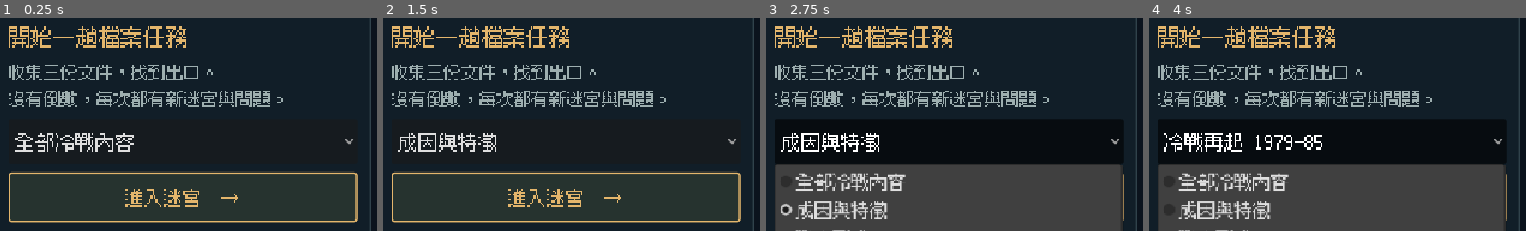
Above: before the commit, frames 1-4 (left to right).
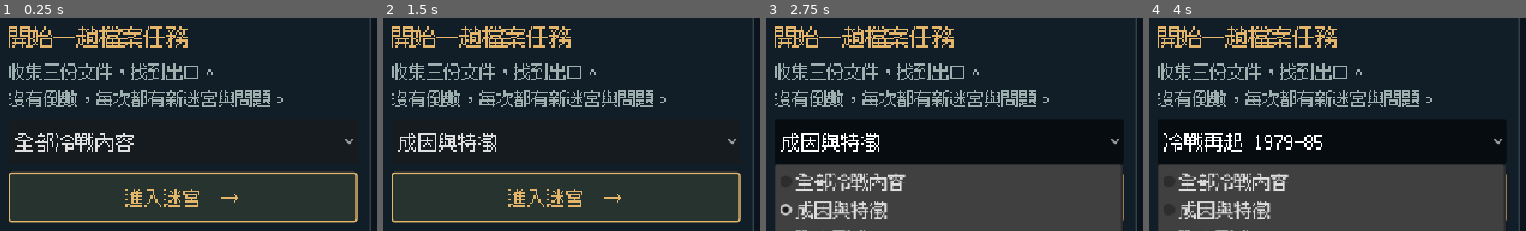
Above: after the commit, the same moments.

Repository: kitlung1107/ColdWarMaze
Game: Godot game, scene res://main.tscn
Two runs of this game, one before a commit and one after it. Both use one fixed random seed, a clock stepped at 60 frames per second and the inputs below. Sound files missing from this copy of the repository are replaced by a short silence.
Inputs:
- Up to frame 1 (0.25 s): no input
- Up to frame 2 (1.5 s): click "全部冷戰內容" at 0.5 s; click "進入迷宮 →" at 1.25 s
- Up to frame 3 (2.75 s): click "成因與特徵" at 2 s
- Up to frame 4 (4 s): click "玩法說明" at 2.75 s; click "冷戰再起 1979–85" at 3.5 s
The pictures show only the part of the screen within x 50-100%, y 3-53%; the shares and areas given below are measured in that part.

The runs differ from the first frame. In frame 1, 0.5% of the frame differs, in the area x 3-72%, y 3-42%; in frame 2, 0.5%; in frame 3, 0.5%; in frame 4, 0.5%.

Commit message:
音樂和音效

Diff:
--- a/scripts/game.gd
+++ b/scripts/game.gd
@@ -2,6 +2,7 @@
 
 const Maze = preload("res://scripts/maze.gd")
 const Study = preload("res://scripts/study.gd")
+const GameAudio = preload("res://scripts/game_audio.gd")
 const INK = Color("0b131d")
 const PANEL = Color("111e28")
 const LINE = Color("30424b")
@@ -18,6 +19,7 @@
 var font
 var reading_font: Font
 var pixel_font: FontFile
+var game_audio
 var ui: Control
 var mode = "menu"
 var topic = 0
@@ -58,6 +60,8 @@
 func _ready() -> void:
 	randomize()
 	test_mode="--qa" in OS.get_cmdline_user_args()
+	game_audio=GameAudio.new()
+	add_child(game_audio)
 	study=Study.new(not test_mode)
 	font=load("res://assets/ArchiveStudySans.otf")
 	reading_font=font
@@ -96,6 +100,8 @@
 	queue_redraw()
 
 func _process(delta: float) -> void:
+	game_audio.exploring=mode=="play" and size.x>=size.y and not test_mode
+	game_audio.reading=mode in ["quiz","feedback"] and size.x>=size.y and not test_mode
 	if mode=="fullscreen_prompt":
 		fullscreen_prompt_poll-=delta
 		if fullscreen_prompt_poll<=0:
@@ -306,6 +312,7 @@
 	ui.add_child(copyright_label)
 
 func start_game(seed_number: int = -1) -> void:
+	play_sound("click")
 	maze.generate(randi_range(1,999999) if seed_number<0 else seed_number)
 	player=maze.start
 	facing=Vector2i.RIGHT
@@ -406,12 +413,16 @@
 	player=next
 	if maze.files.has(player) and not maze.files[player]:
 		maze.files[player]=true
+		play_sound("file")
 		notify("取得機密文件！ %d / 3" % file_count())
 	if player==maze.finish:
 		if file_count()==3:
 			mode="summary"
+			play_sound("complete")
 			rebuild_ui()
-		else:notify("出口已找到，還需要 %d 份文件。" % (3-file_count()))
+		else:
+			notify("出口已找到，還需要 %d 份文件。" % (3-file_count()))
+			play_sound("exit_hint")
 	elif maze.rewards.has(player):
 		var r=maze.rewards[player]
 		if r.state==0:notify("發現%s，按「調查」挑戰。" % ("寶箱" if r.kind=="chest" else "瞭望塔"))
@@ -523,6 +534,7 @@
 
 func submit() -> void:
 	if not complete_response():return
+	play_sound("click")
 	last_correct=study.is_correct(question,responses)
 	attempts+=1
 	if last_correct:successes+=1
@@ -540,6 +552,7 @@
 			choices.sort_custom(func(a,b):return maze.manhattan(a,p)<maze.manhattan(b,p))
 			for pos in choices.slice(0,2):revealed_chests[pos]=true
 	mode="feedback"
+	play_sound(str(context.kind) if last_correct else "wrong")
 	rebuild_ui()
 
 func solution_text() -> String:
@@ -580,7 +593,9 @@
 	if mode!="play":return
 	lamp=owned[(owned.find(lamp)+1)%owned.size()]
 	if owned.size()==1:notify("目前只有基本照明。開寶箱賺金幣後可購買新燈。")
-	else:notify("已切換："+LAMP_NAMES[lamp])
+	else:
+		notify("已切換："+LAMP_NAMES[lamp])
+		play_sound("switch")
 	update_hud()
 
 func shop_ui() -> void:
@@ -599,17 +614,27 @@
 		if coins<PRICES[key]:return
 		coins-=PRICES[key]
 		owned.append(key)
+		play_sound("purchase")
+	elif lamp!=key:
+		play_sound("switch")
 	lamp=key
 	rebuild_ui()
 
 func pause_ui() -> void:
 	var inner=modal("任務暫停", "文件 %d / 3  ·  已答 %d 題  ·  本局編號 %d" % [file_count(),attempts,maze.seed_value])
 	inner.add_child(button("繼續探索",resume,true))
+	var audio_options=row(inner)
+	audio_options.add_child(button("音樂："+("開" if game_audio.music_enabled else "關"),func():game_audio.toggle_music();rebuild_ui()))
+	audio_options.add_child(button("音效："+("開" if game_audio.effects_enabled else "關"),func():game_audio.toggle_effects();rebuild_ui()))
 	if OS.has_feature("web"):
 		inner.add_child(button("全畫面遊玩",request_fullscreen))
 	inner.add_child(button("玩法說明",func():help_return="play";mode="help";rebuild_ui()))
 	inner.add_child(label("離開本局會重新生成迷宮；已保存的學習紀錄保留。",22,MUTED))
 	inner.add_child(button("結束本局，返回主頁",show_menu))
+
+func play_sound(effect_name: String) -> void:
+	if not test_mode:
+		game_audio.play_effect(effect_name)
 
 func request_fullscreen() -> void:
 	if OS.has_feature("web"):
--- /dev/null
+++ b/scripts/game_audio.gd
@@ -0,0 +1,77 @@
+extends Node
+
+const EFFECT_NAMES = ["chest", "door", "tower", "shortcut", "file", "complete", "wrong", "purchase", "switch", "click", "exit_hint"]
+var music_enabled = true
+var effects_enabled = true
+var exploring = false
+var reading = false
+var app_focused = true
+var gain = 0.0
+var music: AudioStreamPlayer
+var voices: Array[AudioStreamPlayer] = []
+var effects = {}
+var next_voice = 0
+var last_exit_hint_ms = -1000
+
+func _ready() -> void:
+	music = AudioStreamPlayer.new()
+	var track = load("res://assets/audio/exploration.wav").duplicate() as AudioStreamWAV
+	track.loop_mode = AudioStreamWAV.LOOP_FORWARD
+	track.loop_begin = 0
+	track.loop_end = int(round(track.get_length() * track.mix_rate))
+	music.stream = track
+	music.volume_db = -80.0
+	add_child(music)
+	for effect_name in EFFECT_NAMES:
+		effects[effect_name] = load("res://assets/audio/%s.wav" % effect_name)
+	for i in range(4):
+		var voice = AudioStreamPlayer.new()
+		voice.volume_db = -9.0
+		add_child(voice)
+		voices.append(voice)
+
+func _process(delta: float) -> void:
+	var active = (exploring or reading) and music_enabled and app_focused
+	var target = (0.09 if reading else 0.28) if active else 0.0
+	gain = move_toward(gain, target, delta * 0.65)
+	if active and not music.playing:
+		music.play()
+	music.stream_paused = not active and gain <= 0.0
+	if active:
+		music.stream_paused = false
+	music.volume_db = linear_to_db(maxf(gain, 0.0001))
+
+func play_effect(effect_name: String) -> void:
+	if not effects_enabled or not app_focused or not effects.has(effect_name):
+		return
+	if effect_name == "exit_hint":
+		var now = Time.get_ticks_msec()
+		if now - last_exit_hint_ms < 1000:
+			return
+		last_exit_hint_ms = now
+	var voice = voices[next_voice]
+	next_voice = (next_voice + 1) % voices.size()
+	voice.stream = effects[effect_name]
+	voice.volume_db = -17.0 if effect_name == "click" else -13.0 if effect_name in ["switch", "exit_hint"] else -9.0
+	voice.play()
+
+func toggle_music() -> void:
+	music_enabled = not music_enabled
+
+func toggle_effects() -> void:
+	effects_enabled = not effects_enabled
+	if not effects_enabled:
+		for voice in voices:
+			voice.stop()
+
+func _notification(what: int) -> void:
+	if what == NOTIFICATION_APPLICATION_FOCUS_OUT:
+		app_focused = false
+		gain = 0.0
+		if is_instance_valid(music):
+			music.volume_db = -80.0
+			music.stream_paused = true
+		for voice in voices:
+			voice.stop()
+	elif what == NOTIFICATION_APPLICATION_FOCUS_IN:
+		app_focused = true
--- /dev/null
+++ b/tests/test_audio.gd
@@ -0,0 +1,48 @@
+extends SceneTree
+
+const GameAudio = preload("res://scripts/game_audio.gd")
+
+func _initialize() -> void:
+	run.call_deferred()
+
+func run() -> void:
+	var sound = GameAudio.new()
+	root.add_child(sound)
+	sound.set_process(false)
+	assert(sound.effects.size() == 11)
+	assert(is_equal_approx(sound.music.stream.get_length(), 10.0))
+	assert(sound.music.stream.loop_mode == AudioStreamWAV.LOOP_FORWARD)
+	assert(sound.music.stream.loop_end == 441000)
+	sound.exploring = true
+	sound._process(1.0)
+	assert(sound.music.playing and is_equal_approx(sound.gain, 0.28))
+	sound.exploring = false
+	sound.reading = true
+	sound._process(1.0)
+	assert(sound.music.playing and not sound.music.stream_paused)
+	assert(is_equal_approx(sound.gain, 0.09))
+	sound.play_effect("chest")
+	assert(sound.voices[0].playing)
+	sound.toggle_effects()
+	assert(not sound.voices[0].playing)
+	sound.play_effect("door")
+	assert(not sound.voices[1].playing)
+	sound.toggle_music()
+	sound._process(1.0)
+	assert(sound.music.stream_paused)
+	sound.toggle_music()
+	sound._process(1.0)
+	assert(not sound.music.stream_paused)
+	sound._notification(Node.NOTIFICATION_APPLICATION_FOCUS_OUT)
+	assert(sound.music.stream_paused and sound.gain == 0.0)
+	sound._notification(Node.NOTIFICATION_APPLICATION_FOCUS_IN)
+	sound._process(1.0)
+	assert(not sound.music.stream_paused)
+	print("PASS: music loops, reading ducks without stopping, independent toggles, focus mute/resume; eleven effects loaded.")
+	sound.music.stop()
+	for voice in sound.voices:
+		voice.stop()
+	sound.queue_free()
+	await process_frame
+	await create_timer(0.1).timeout
+	quit()
Not shown, added: assets/FusionPixel12TC.otf.import
Not shown, added: assets/audio/chest.wav.import
Not shown, added: assets/audio/click.wav.import
Not shown, added: assets/audio/complete.wav.import
Not shown, added: assets/audio/door.wav.import
Not shown, added: assets/audio/exit_hint.wav.import
Not shown, added: assets/audio/exploration.wav.import
Not shown, added: assets/audio/file.wav.import
Not shown, added: assets/audio/purchase.wav.import
Not shown, added: assets/audio/shortcut.wav.import
Not shown, added: assets/audio/switch.wav.import
Not shown, added: assets/audio/tower.wav.import
(and 17 more such lines)
